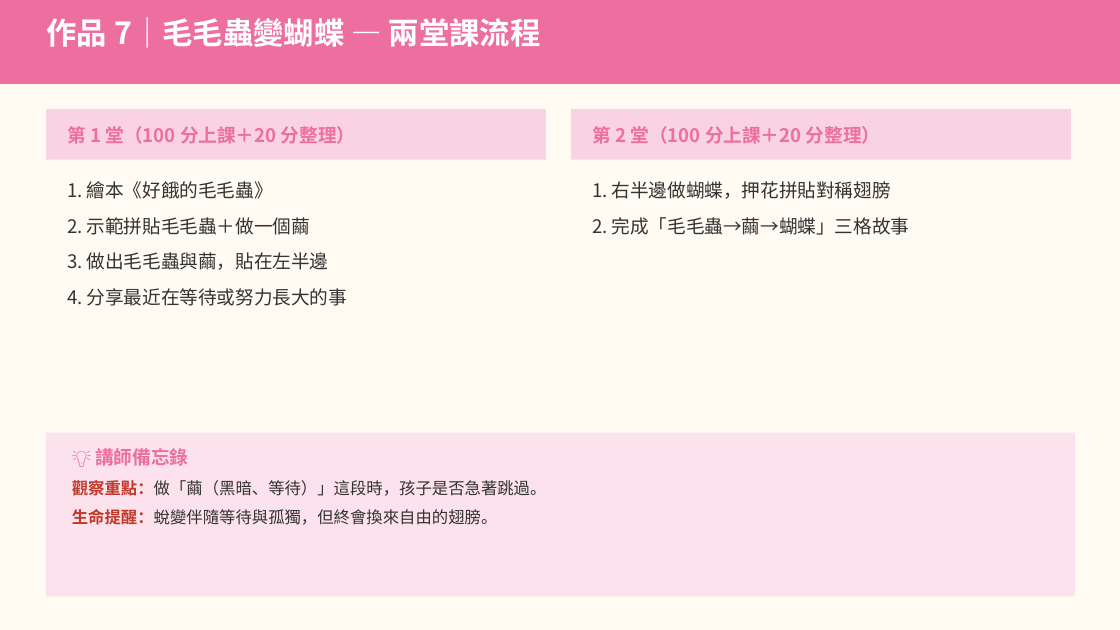
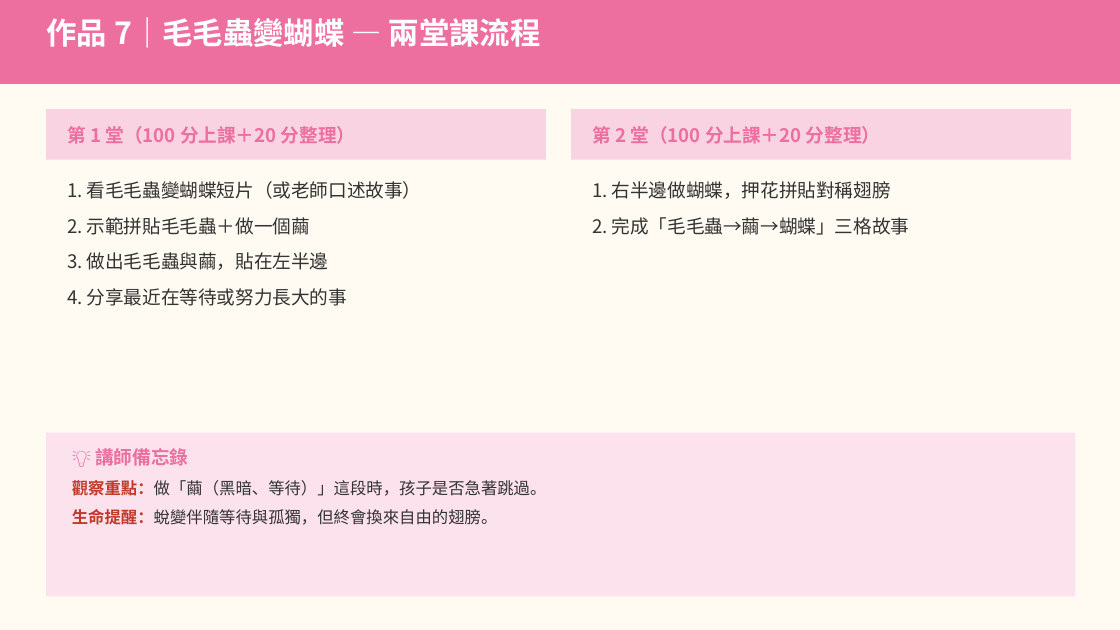
Before and after one commit to serina168/mandala-beginner, a slide deck: slide 33 of 2026兒童才藝講師培訓_上課簡報.pptx. Drawn at 1120x630 pixels with LibreOffice and Linux fonts; fonts in the diff are those of the drawing. Boxes give left, top, right and bottom in pixels: in the first picture for what was removed or moved away, otherwise in the second. Text is boxed around its words. In the diff, an @@ line names an element or a change of style, - is before the commit and + after.

```diff
--- a/2026兒童才藝講師培訓_上課簡報.pptx
+++ b/2026兒童才藝講師培訓_上課簡報.pptx
@@ text at [67, 181, 422, 199]: text changed @@
-1. 繪本《好餓的毛毛蟲》
+1. 看毛毛蟲變蝴蝶短片（或老師口述故事）
```
Also in this commit, not shown: 8 other slides changed, 12 other files.
